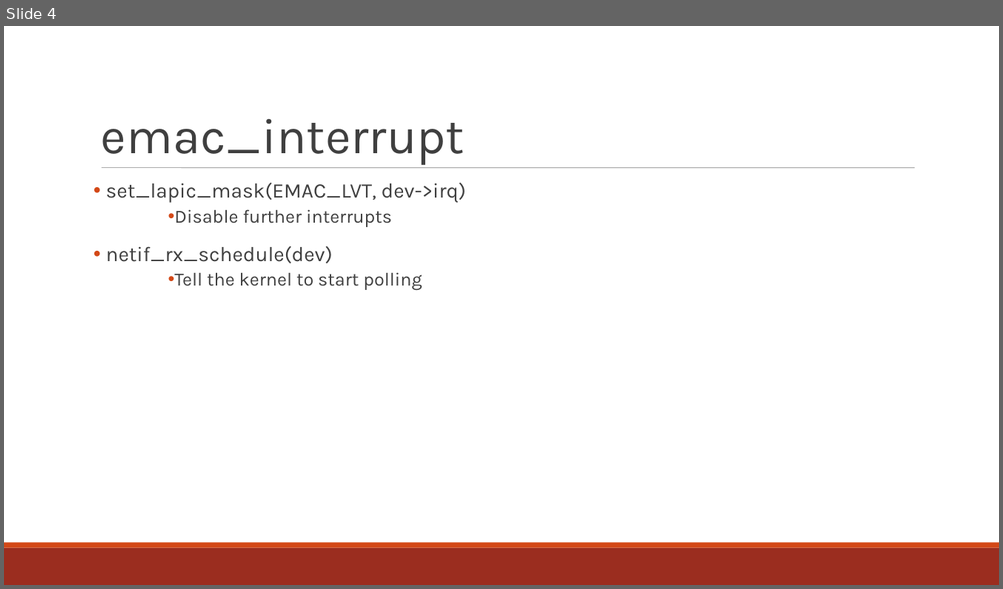
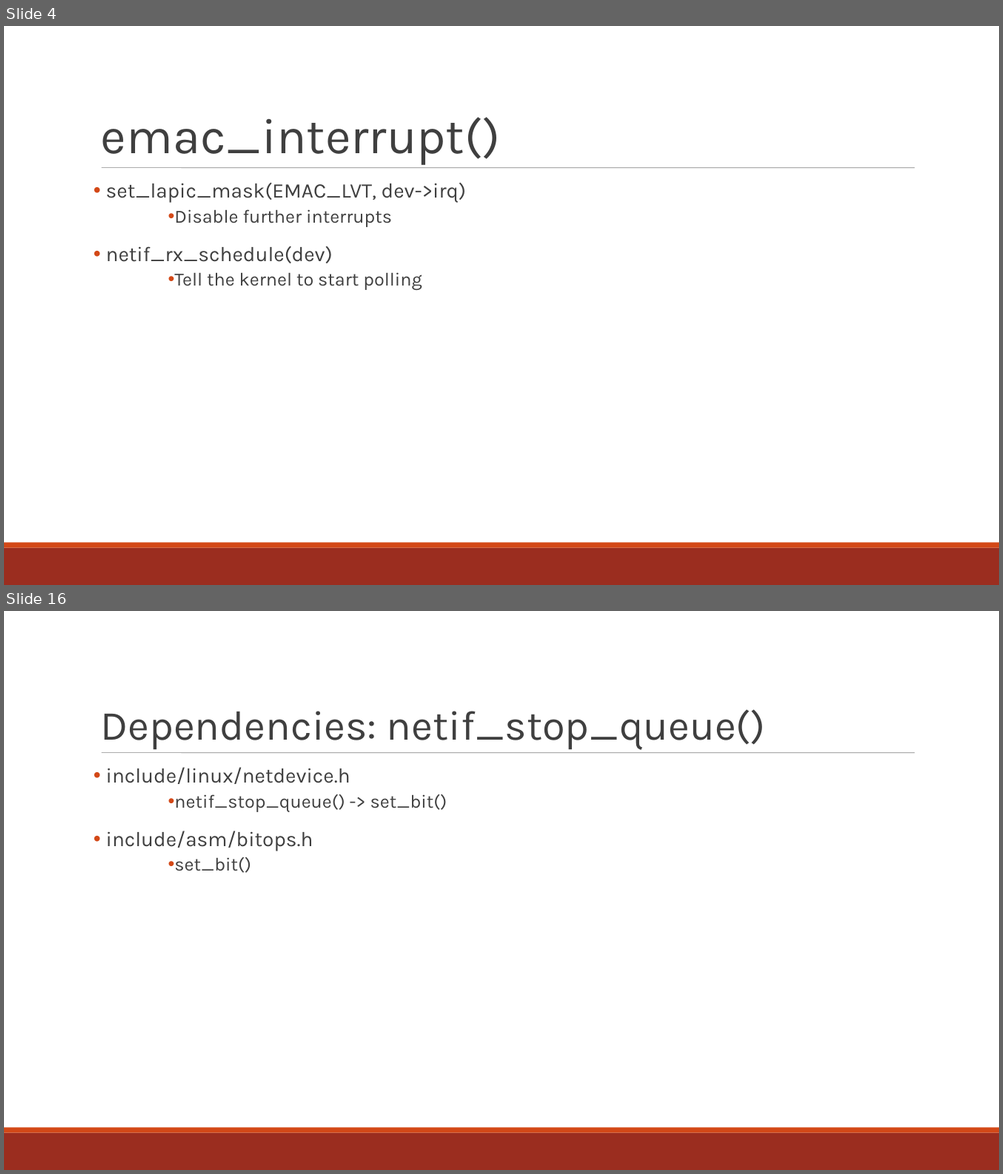
Before and after one commit to minitu/urop_priv, a slide deck: rckemac_linuxdep.ppt. Shown one above the other, each under a label of ours: slide 4 before the commit, slides 4 and 16 after it; the slides between them are not shown. The pictures are 1003x589 and 1003x1174 pixels, drawn with LibreOffice and Linux fonts; fonts in the diff are those of the drawing. Boxes give left, top, right and bottom in pixels: in the first picture for what was removed or moved away, otherwise in the second. Text is boxed around its words. In the diff, an @@ line names an element or a change of style, - is before the commit and + after.

Commit message:
Finish rckemac_linuxdep

```diff
--- a/rckemac_linuxdep.ppt
+++ b/rckemac_linuxdep.ppt
@@ slide 16 added at (4, 611, 999, 1170), background #FFFFFF; not listed: 3 template elements that a slide beside it also shows @@
@@ title added at (101, 709, 765, 750), 40 pt, text #3F3F3F @@
+Dependencies: netif_stop_queue()
@@ text added at (106, 767, 447, 873), 20 pt, text #3F3F3F @@
+• include/linux/netdevice.h
+  • netif_stop_queue() -> set_bit()
+• include/asm/bitops.h
+  • set_bit()
@@ slide 4 changed as well @@
@@ title at (101, 117, 500, 165): text changed @@
-emac_interrupt
+emac_interrupt()
```
Also in this commit, not shown: 3 other slides changed, 13 other slides added, 2 other files.
